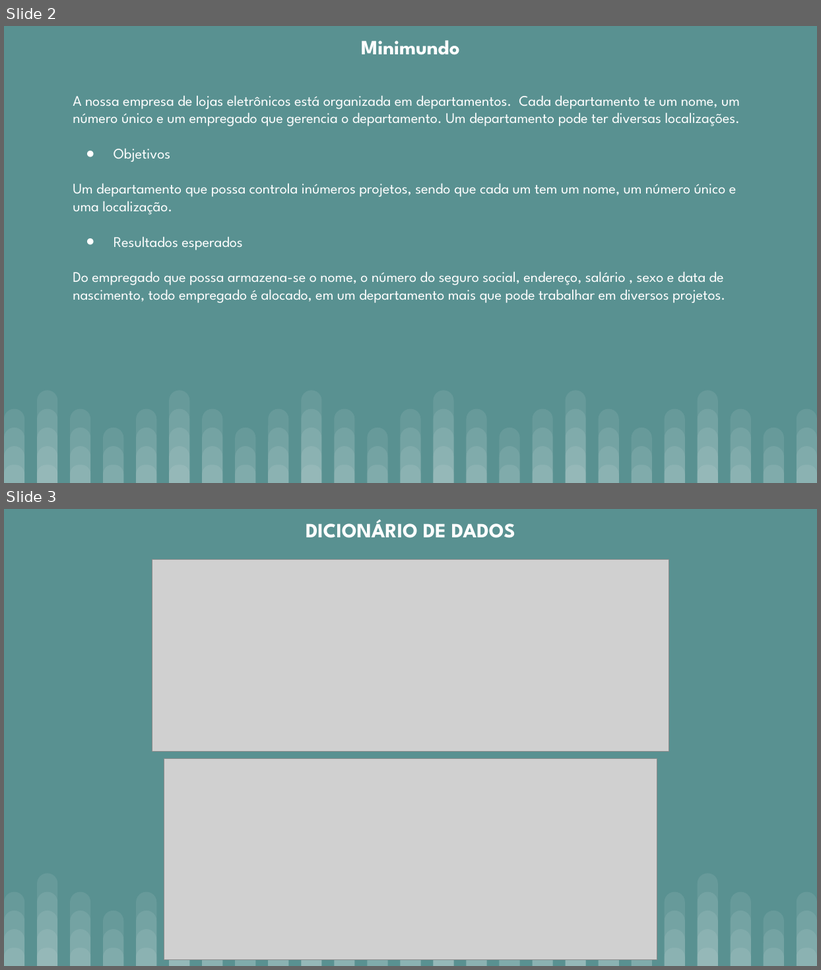
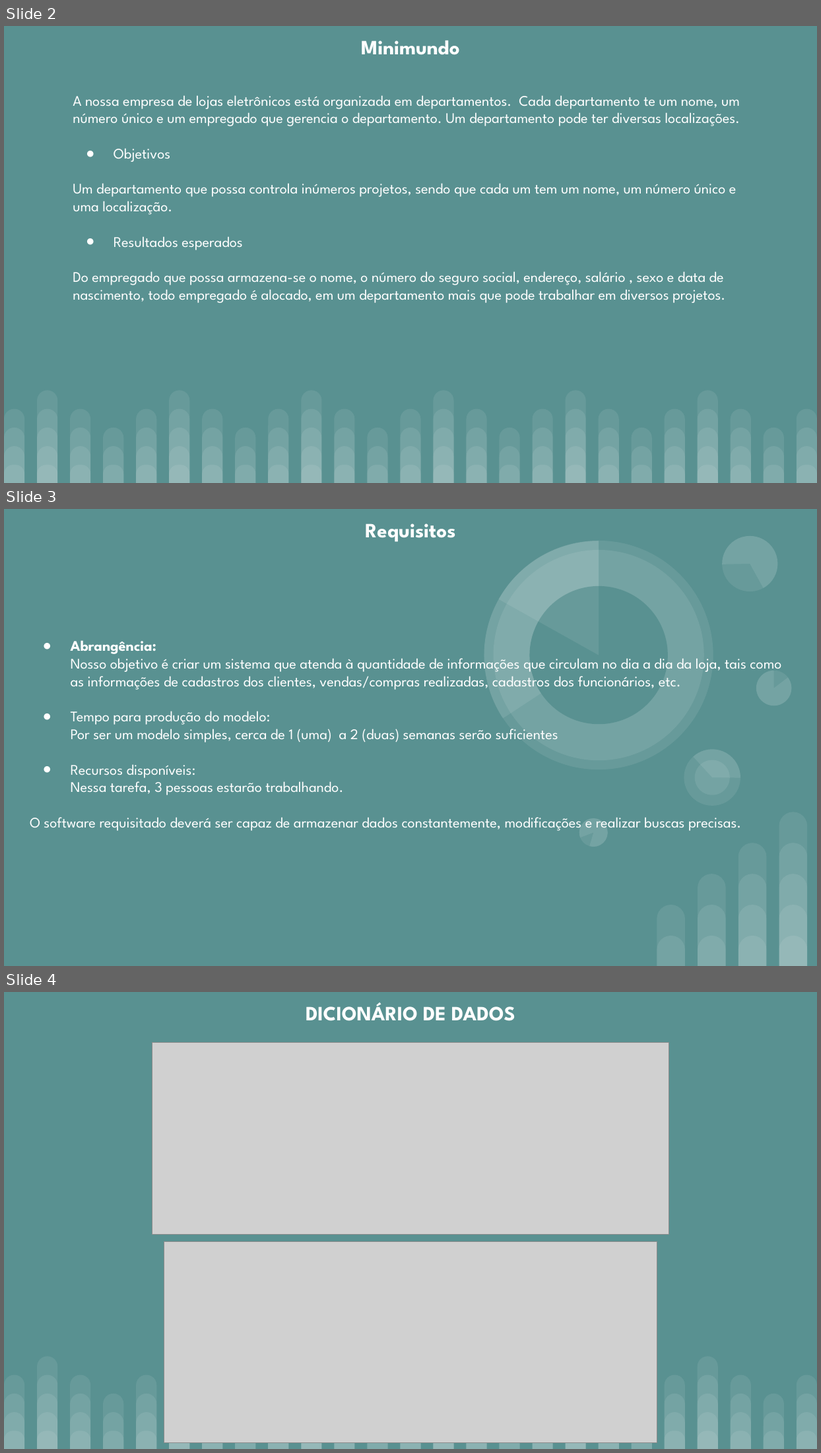
Before and after one commit to Neitsz/Projeto-de-Banco-de-Dados, a slide deck: Slide Revisado 06-06-2024.pptx. Shown one above the other, each under a label of ours: slides 2 and 3 before the commit, slides 2, 3 and 4 after it. The pictures are 821x970 and 821x1453 pixels, drawn with LibreOffice and Linux fonts; fonts in the diff are those of the drawing; grey boxes stand for pictures. Boxes give left, top, right and bottom in pixels: in the first picture for what was removed or moved away, otherwise in the second. Text is boxed around its words. In the diff, an @@ line names an element or a change of style, - is before the commit and + after.

```diff
--- a/Slide Revisado 06-06-2024.pptx
+++ b/Slide Revisado 06-06-2024.pptx
@@ slide 3 added at (x1=4, y1=509, x2=817, y2=966), background #599191 @@
@@ text added at (x1=365, y1=524, x2=455, y2=542), 18 pt, text #FFFFFF, bold @@
+Requisitos
@@ text added at (x1=30, y1=640, x2=781, y2=831), 13 pt, text #FFFFFF @@
+● Abrangência:
+  Nosso objetivo é criar um sistema que atenda à quantidade de informações que circulam no dia a dia da loja, tais como as informações de cadastros dos clientes, vendas/compras realizadas, cadastros dos funcionários, etc.
+● Tempo para produção do modelo:
+  Por ser um modelo simples, cerca de 1 (uma) a 2 (duas) semanas serão suficientes
+● Recursos disponíveis:
+  Nessa tarefa, 3 pessoas estarão trabalhando.
+O software requisitado deverá ser capaz de armazenar dados constantemente, modificações e realizar buscas precisas.
@@ group added at (x1=453, y1=509, x2=791, y2=851): 8 ellipses, 6 pie slice (boxed as its full ellipse)s @@
@@ group added at (x1=657, y1=813, x2=807, y2=966): 14 round same rects @@
@@ what was slide 3 is now slide 4 @@
```
